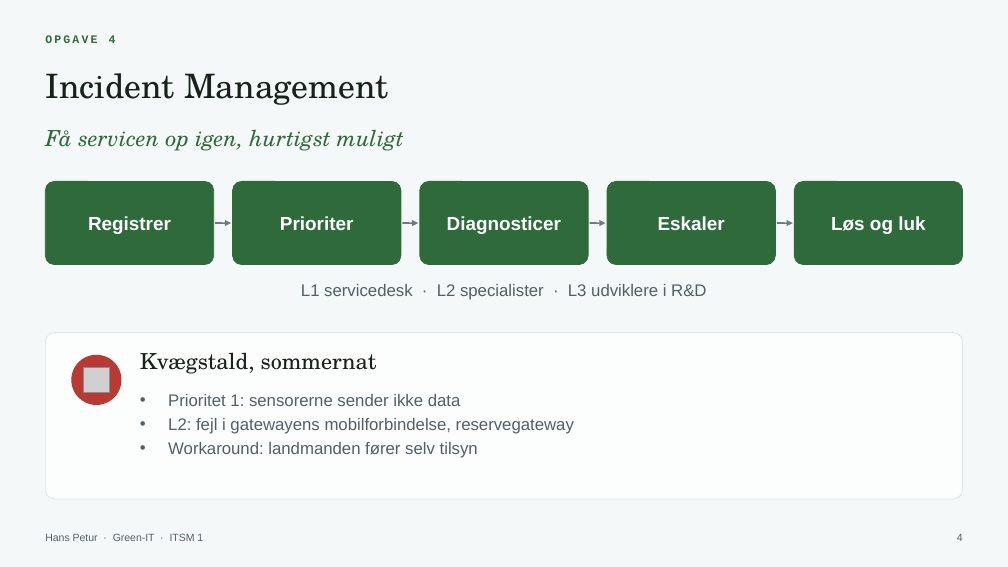
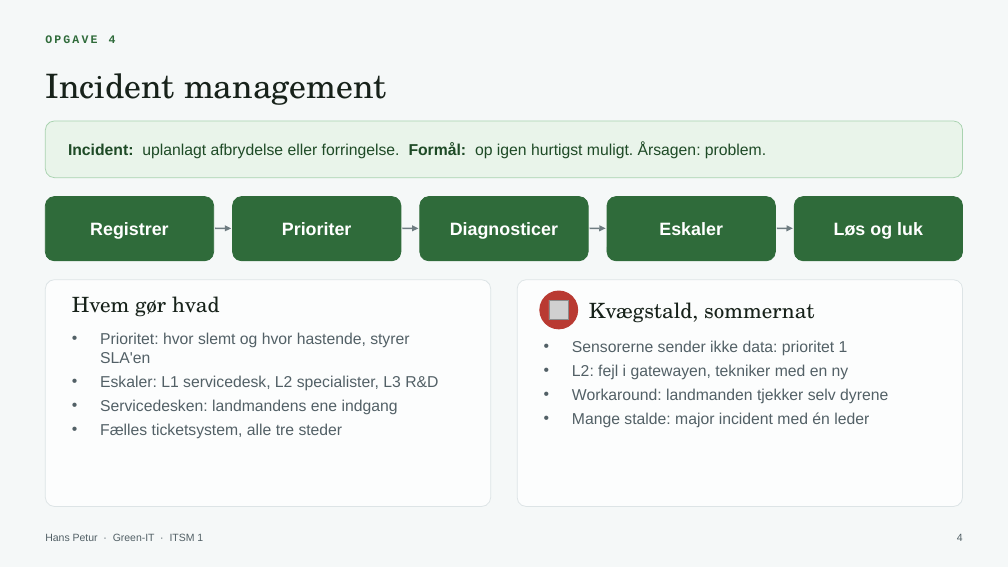
Before and after one commit to patrickhaahr/itil, a slide deck: slide 4 of praesentation/green-it-hans.pptx. Drawn at 1008x567 pixels with LibreOffice and Linux fonts; fonts in the diff are those of the drawing; grey boxes stand for pictures. Boxes give left, top, right and bottom in pixels: in the first picture for what was removed or moved away, otherwise in the second. Text is boxed around its words. In the diff, an @@ line names an element or a change of style, - is before the commit and + after.

```diff
--- a/praesentation/green-it-hans.pptx
+++ b/praesentation/green-it-hans.pptx
@@ text at box(45, 73, 387, 105): text changed @@
-Incident Management
+Incident management
@@ rounded rectangle added at box(45, 121, 963, 178), fill #E9F4EA, outline #A9D3B0 0.75 pt @@
@@ text at box(68, 142, 766, 159): text changed; size 21 to 15 pt; font TeX Gyre Schola to Arial; text colour #2F6B3A to #1E4A26; italic off @@
-Få servicen op igen, hurtigst muligt
+Incident: uplanlagt afbrydelse eller forringelse. Formål: op igen hurtigst muligt. Årsagen: problem.
@@ text "Incident: uplanlagt afbrydelse eller forringelse. ..." at box(68, 142, 766, 159): vertical alignment top to middle @@
@@ rounded rectangle: place and size @@
-rounded rectangle at box(45, 181, 214, 265)
+rounded rectangle at box(45, 197, 214, 261)
@@ rounded rectangle: place and size @@
-rounded rectangle at box(233, 181, 402, 265)
+rounded rectangle at box(233, 197, 402, 261)
@@ size 18 to 17 pt in 5 elements at box(90, 222, 168, 239), box(282, 222, 351, 235), box(659, 222, 723, 235), box(834, 222, 923, 239), box(450, 222, 558, 239) @@
@@ proportions changed in 6 elements at box(45, 280, 491, 507), box(45, 197, 214, 261), box(233, 197, 402, 261), box(607, 197, 776, 261), box(795, 197, 963, 261), box(420, 197, 588, 261) @@
@@ rounded rectangle: place and size @@
-rounded rectangle at box(420, 181, 588, 265)
+rounded rectangle at box(420, 197, 588, 261)
@@ rounded rectangle: place and size @@
-rounded rectangle at box(607, 181, 776, 265)
+rounded rectangle at box(607, 197, 776, 261)
@@ rounded rectangle: place and size @@
-rounded rectangle at box(795, 181, 963, 265)
+rounded rectangle at box(795, 197, 963, 261)
@@ 4 arrows: place and size @@
-4 arrows at box(216, 223, 793, 223)
+4 arrows at box(216, 228, 793, 228)
@@ rounded rectangle: place and size @@
-rounded rectangle at box(45, 333, 963, 499)
+rounded rectangle at box(45, 280, 491, 507)
@@ text added at box(72, 296, 219, 317), 20 pt, text #17221A @@
+Hvem gør hvad
@@ text removed at box(301, 284, 706, 300) @@
-L1 servicedesk · L2 specialister · L3 udviklere i R&D
@@ rounded rectangle added at box(517, 280, 963, 507), fill #FCFDFD, outline #DDE4E6 0.75 pt @@
@@ ellipse added at box(540, 291, 578, 329), fill #B93A32, outline #B93A32 1 pt @@
@@ text "Kvægstald, sommernat": place and size @@
-text "Kvægstald, sommernat" at box(140, 352, 377, 374)
+text "Kvægstald, sommernat" at box(589, 302, 815, 323)
@@ text "Kvægstald, sommernat" at box(589, 302, 815, 323): size 21 to 20 pt; vertical alignment top to middle @@
@@ picture: place and size @@
-picture at box(84, 368, 110, 393)
+picture at box(549, 300, 569, 320)
@@ ellipse removed at box(72, 355, 121, 405) @@
@@ text added at box(100, 332, 438, 439), 15 pt, text #526066 @@
+• Prioritet: hvor slemt og hvor hastende, styrer SLA'en
+• Eskaler: L1 servicedesk, L2 specialister, L3 R&D
+• Servicedesken: landmandens ene indgang
+• Fælles ticketsystem, alle tre steder
@@ text at box(572, 340, 888, 428): text changed; size 16 to 15 pt @@
-• Prioritet 1: sensorerne sender ikke data
-• L2: fejl i gatewayens mobilforbindelse, reservegateway
-• Workaround: landmanden fører selv tilsyn
+• Sensorerne sender ikke data: prioritet 1
+• L2: fejl i gatewayen, tekniker med en ny
+• Workaround: landmanden tjekker selv dyrene
+• Mange stalde: major incident med én leder
```
Also in this commit, not shown: 5 other slides changed.
